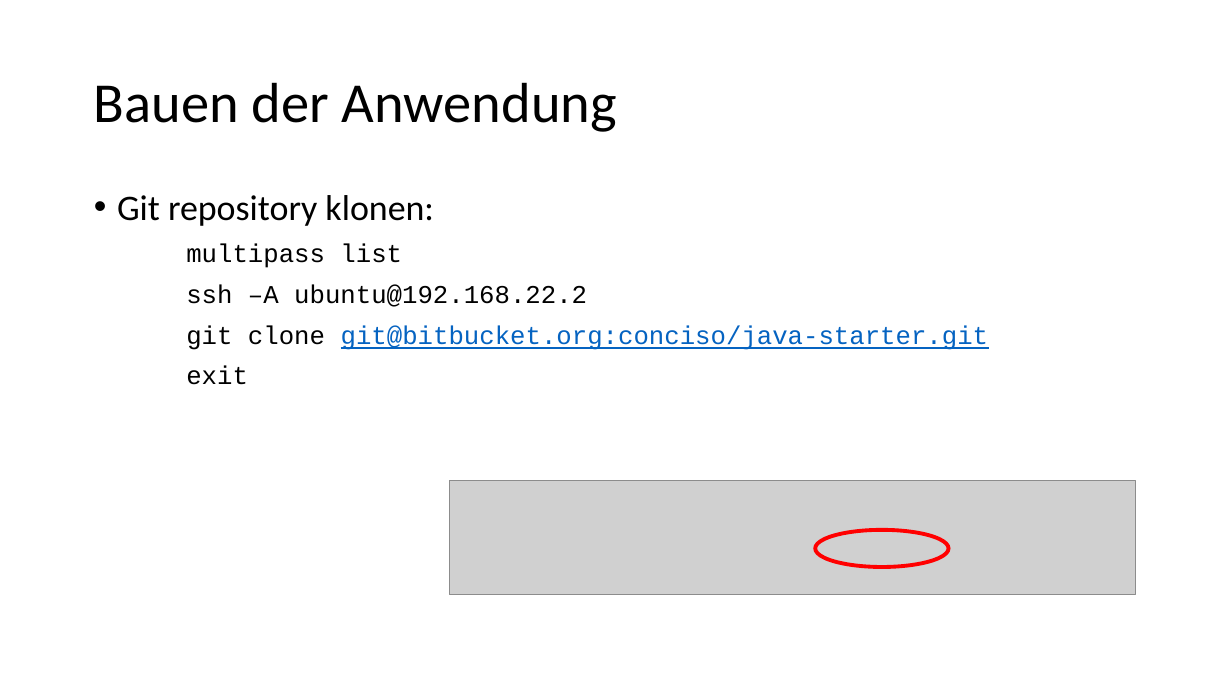
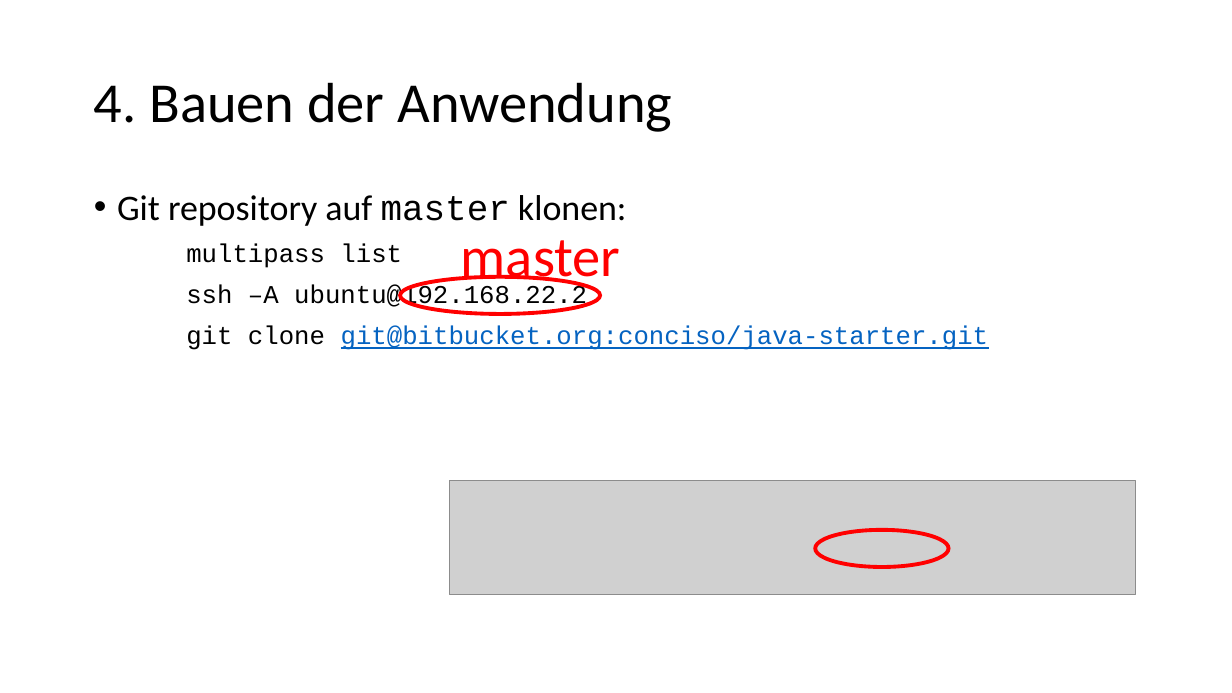
Before and after one commit to igeldo/PR4-SoSe23, a slide deck: slide 8 of sample/kubernetes/Bring your own device - Teil 2.pptx (slide 4 before the commit). Drawn at 1232x693 pixels with LibreOffice and Linux fonts; fonts in the diff are those of the drawing; grey boxes stand for pictures. Boxes give left, top, right and bottom in pixels: in the first picture for what was removed or moved away, otherwise in the second. Text is boxed around its words. In the diff, an @@ line names an element or a change of style, - is before the commit and + after.

```diff
--- a/sample/kubernetes/Bring your own device - Teil 2.pptx
+++ b/sample/kubernetes/Bring your own device - Teil 2.pptx
@@ title at (94,82,672,132): text changed @@
-Bauen der Anwendung
+4. Bauen der Anwendung
@@ text at (117,195,627,226): text changed @@
-• Git repository klonen:
+• Git repository auf master klonen:
@@ text added at (461,240,621,290), 44 pt, text #FF0000 @@
+master
@@ ellipse added at (400,277,600,314), outline #FF0000 3 pt @@
@@ text at (186,365,248,385): paragraph removed @@
-exit
```
Also in this commit, not shown: 6 other slides changed, 9 slides added, 2 other files.
